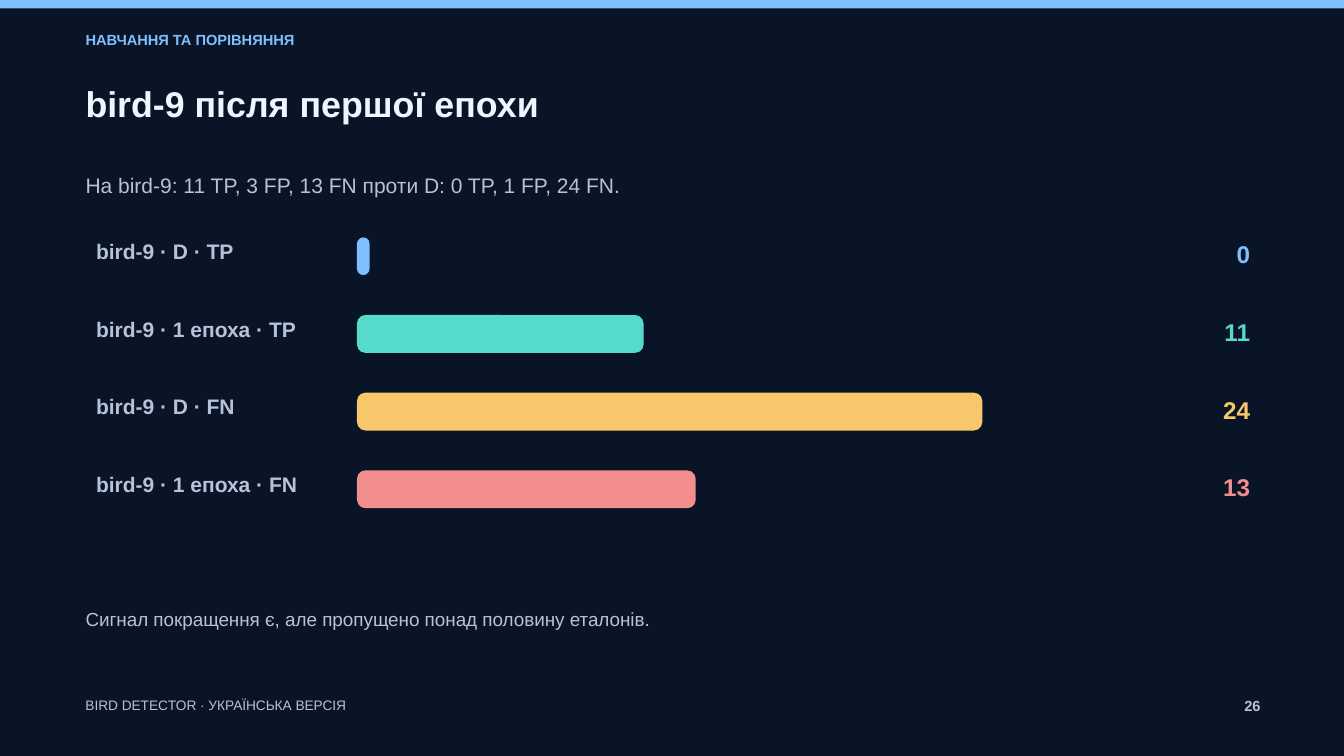
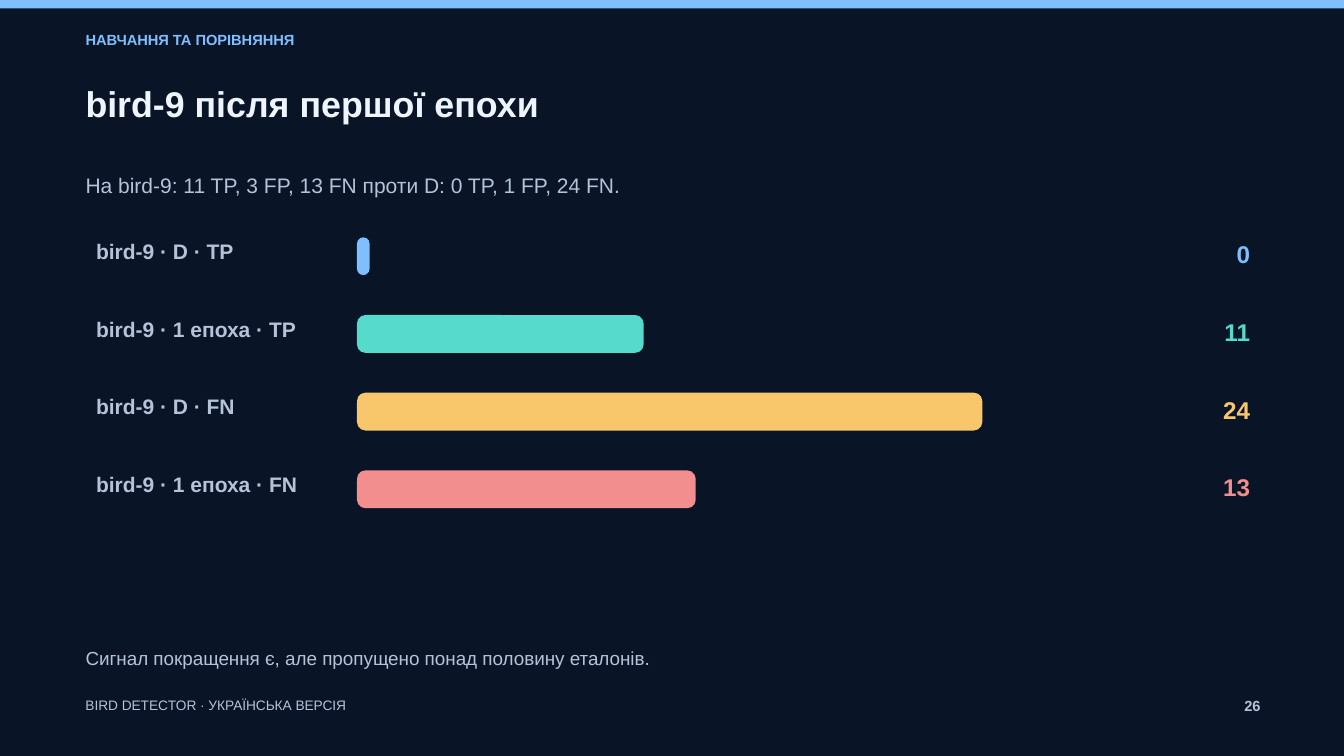
Before and after one commit to tarasenkoandriii/bird-video-detection-v3, a slide deck: slide 26 of deliverables/Bird_Detector_V3_UK/Bird_Detector_V3_UK.pptx. Drawn at 1344x756 pixels with LibreOffice and Linux fonts; fonts in the diff are those of the drawing. Boxes give left, top, right and bottom in pixels: in the first picture for what was removed or moved away, otherwise in the second. Text is boxed around its words. In the diff, an @@ line names an element or a change of style, - is before the commit and + after.

```diff
--- a/deliverables/Bird_Detector_V3_UK/Bird_Detector_V3_UK.pptx
+++ b/deliverables/Bird_Detector_V3_UK/Bird_Detector_V3_UK.pptx
@@ text "Сигнал покращення є, але пропущено ...": place and size @@
-text "Сигнал покращення є, але пропущено ..." at [86, 612, 650, 630]
+text "Сигнал покращення є, але пропущено ..." at [86, 651, 650, 669]
```
Also in this commit, not shown: 27 other slides changed, 2 slides added, 2 slides removed, 15 other files.
